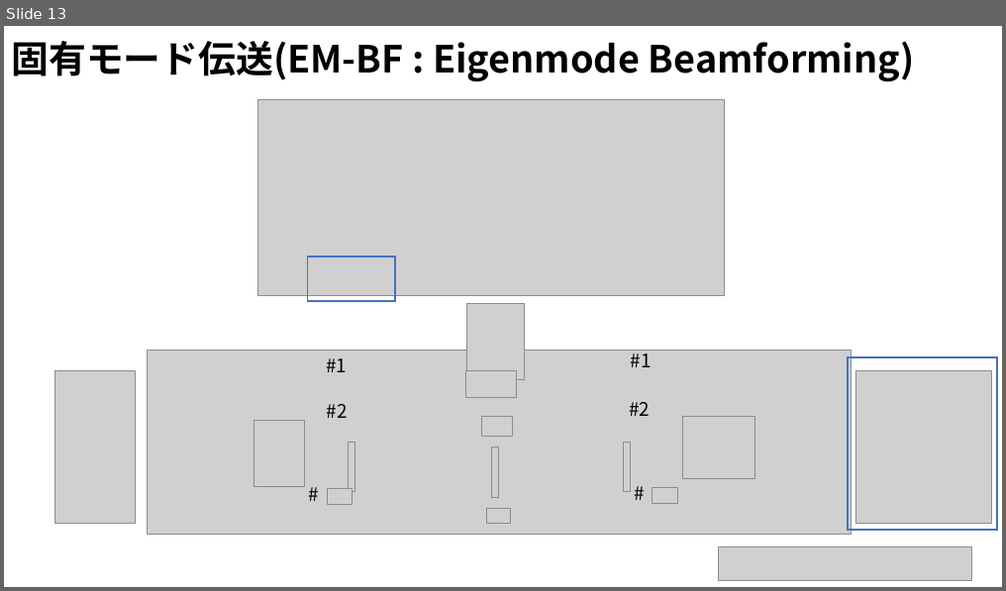
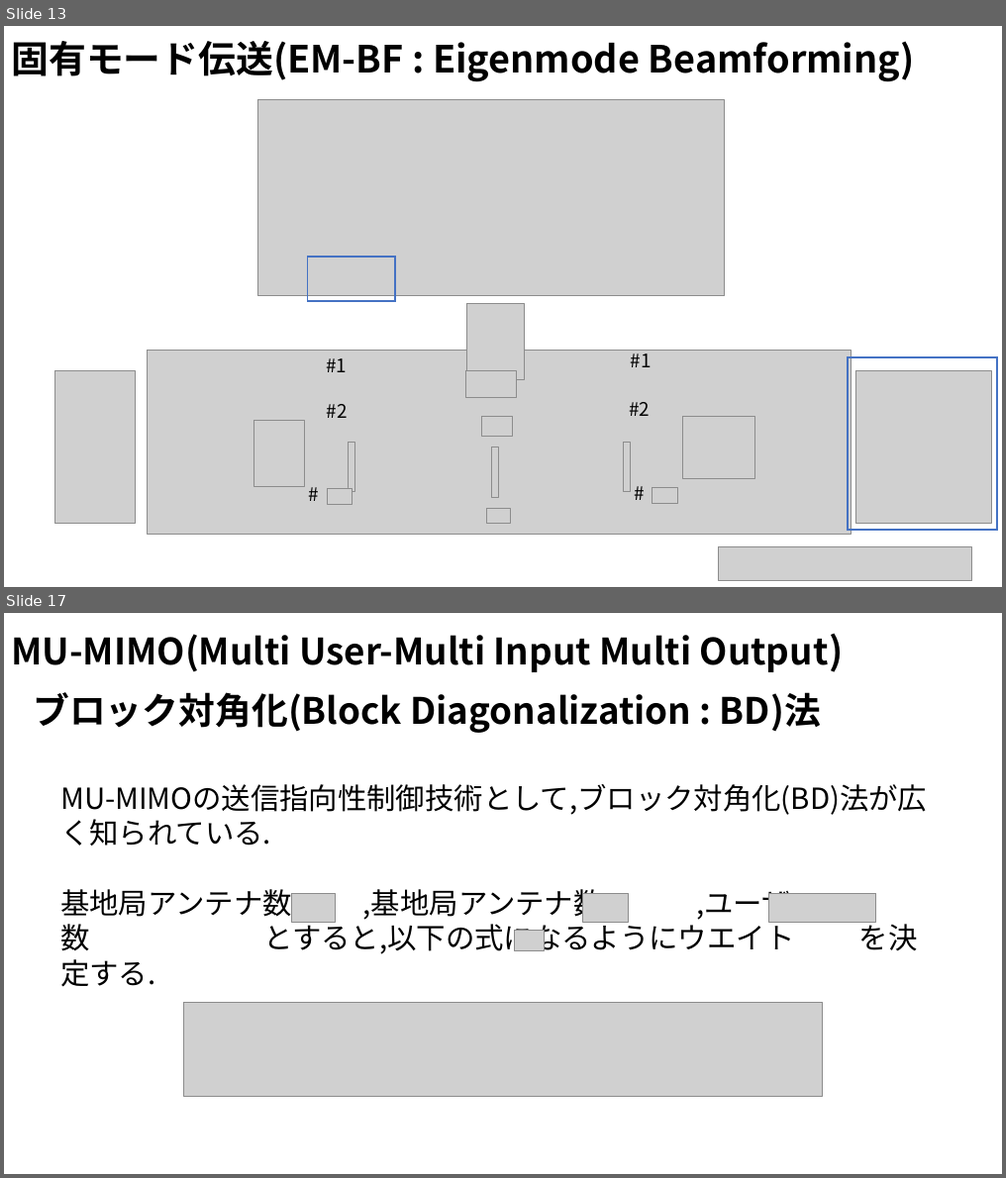
Before and after one commit to ryoww/seminar, a slide deck: MIMO/MU-MIMO.pptx. Shown one above the other, each under a label of ours: slide 13 before the commit, slides 13 and 17 after it; the slides between them are not shown. The pictures are 1006x591 and 1006x1178 pixels, drawn with LibreOffice and Linux fonts; fonts in the diff are those of the drawing; grey boxes stand for pictures. Boxes give left, top, right and bottom in pixels: in the first picture for what was removed or moved away, otherwise in the second. Text is boxed around its words. In the diff, an @@ line names an element or a change of style, - is before the commit and + after.

```diff
--- a/MIMO/MU-MIMO.pptx
+++ b/MIMO/MU-MIMO.pptx
@@ slide 17 added at [4,613,1002,1174], background #FFFFFF @@
@@ text added at [11,633,844,672], 35 pt, text #000000, bold @@
+MU-MIMO(Multi User-Multi Input Multi Output)
@@ text added at [33,692,821,733], 35 pt, text #000000, bold @@
+ブロック対角化(Block Diagonalization : BD)法
@@ text added at [60,784,927,955], 28 pt, text #000000 @@
+MU-MIMOの送信指向性制御技術として,ブロック対角化(BD)法が広く知られている.
+基地局アンテナ数 ,基地局アンテナ数 ,ユーザ数 とすると,以下の式になるようにウエイト を決定する.
@@ picture added at [291,894,336,922] @@
@@ picture added at [583,893,629,922] @@
@@ picture added at [769,893,876,922] @@
@@ picture added at [515,931,544,952] @@
@@ picture added at [183,1002,823,1096] @@
```
Also in this commit, not shown: 3 slides changed, 4 other slides added, 1 slide removed, 7 other files.
